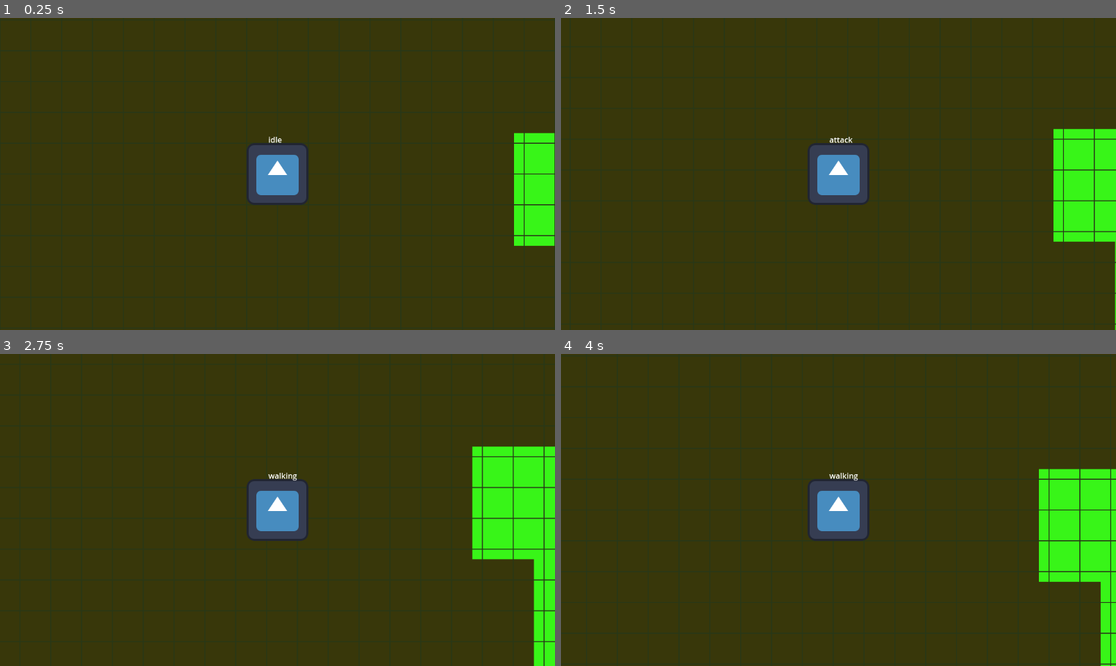
Above: before the commit, frames 1-4 (two rows, left to right).
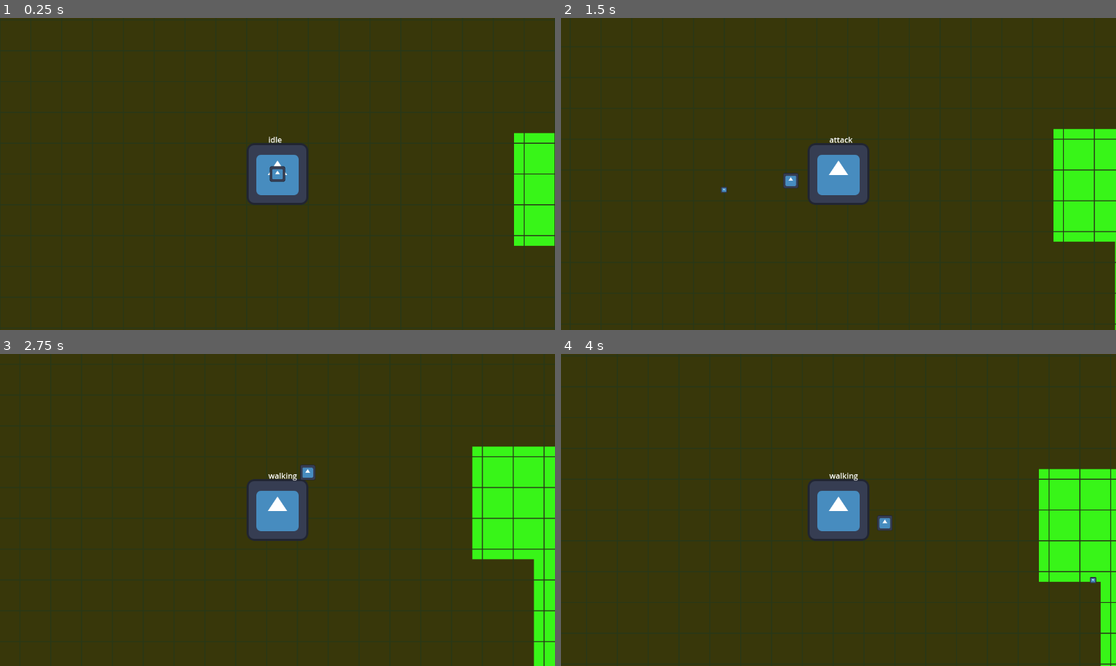
Above: after the commit, the same moments.

Repository: dnbroo/gameJAM
Game: Godot game, scene res://modules/levels/town/town.tscn
Same seed, same stepped clock (60 frames per second), same inputs: the game is played once before the commit and once after it. The engine's default icon, where the game draws it, is replaced by a stand-in: a white triangle on a blue panel in a dark square.
Inputs (mouse positions are in pixels of both pictures, inside the frame that each line leads up to):
- Up to frame 1 (0.25 s): no input
- Up to frame 2 (1.5 s): tap Enter at 0.5 s; move the mouse to (960, 158) at 0.52 s; hold D (move_right) 0.53-1.28 s; tap E (attack) at 0.6, 1.35 s; move the mouse to (727, 189) at 1.27 s; hold S (move_down) from 1.28 s (still down)
- Up to frame 3 (2.75 s): move the mouse to (333, 441) at 2.02 s; release S (move_down) at 2.03 s; hold D (move_right) from 2.03 s (still down); tap E (attack) at 2.1 s
- Up to frame 4 (4 s): move the mouse to (810, 572) at 2.77 s; release D (move_right) at 2.78 s; hold W (move_up) 2.78-3.53 s; tap E (attack) at 2.85, 3.6 s; move the mouse to (1005, 556) at 3.52 s; hold A (move_left) from 3.53 s (still down)

The runs differ from the first frame. In frame 1, 0.1% of the frame differs, in the area x 48-52%, y 47-53%; in frame 2, 0.2%; in frame 3, 0.1%; in frame 4, 0.2%, in the area x 56-97%, y 51-74%.

Commit message:
added bullets and shooting
added bullets and shooting

Diff:
--- a/character.tscn
+++ b/character.tscn
@@ -7,6 +7,7 @@
 [ext_resource type="Resource" uid="uid://vet0nrc2le5f" path="res://modules/character/player_information.tres" id="3_uatnq"]
 [ext_resource type="Script" path="res://modules/character/states/attack.gd" id="5_uen8s"]
 [ext_resource type="Script" path="res://modules/character/states/state.gd" id="6_mlfs1"]
+[ext_resource type="Script" path="res://modules/character/aim_node.gd" id="8_6s4h5"]
 
 [sub_resource type="RectangleShape2D" id="RectangleShape2D_7dv4y"]
 size = Vector2(120, 121)
@@ -35,11 +36,12 @@
 idle_state = NodePath("../idle")
 attack_state = NodePath("../attack")
 
-[node name="attack" type="Node" parent="StateMachine" node_paths=PackedStringArray("character_body", "idle")]
+[node name="attack" type="Node" parent="StateMachine" node_paths=PackedStringArray("character_body", "idle", "aim_node")]
 script = ExtResource("5_uen8s")
 character_body = NodePath("../..")
 player_resource = ExtResource("3_uatnq")
 idle = NodePath("../idle")
+aim_node = NodePath("../../aim_node")
 
 [node name="Sprite2D" type="Sprite2D" parent="."]
 texture = ExtResource("3_pne4i")
@@ -52,3 +54,15 @@
 text = "state"
 script = ExtResource("6_mlfs1")
 state_machine = NodePath("../StateMachine")
+
+[node name="aim_node" type="Node2D" parent="." node_paths=PackedStringArray("aim_sprite", "ray_aimcast")]
+script = ExtResource("8_6s4h5")
+aim_sprite = NodePath("aim_Sprite")
+ray_aimcast = NodePath("../aim_cast")
+
+[node name="aim_Sprite" type="Sprite2D" parent="aim_node"]
+position = Vector2(100, 0)
+scale = Vector2(0.25, 0.25)
+texture = ExtResource("3_pne4i")
+
+[node name="aim_cast" type="RayCast2D" parent="."]
--- a/local.tscn
+++ b/local.tscn
@@ -1,6 +1,4 @@
-[gd_scene load_steps=2 format=3 uid="uid://bcw0mbrh3wl1q"]
-
-[ext_resource type="PackedScene" uid="uid://dtkymkp4xvqmw" path="res://character.tscn" id="1_y6l23"]
+[gd_scene format=3 uid="uid://bcw0mbrh3wl1q"]
 
 [node name="Control" type="Control"]
 layout_mode = 3
@@ -16,5 +14,3 @@
 offset_bottom = 23.0
 text = "you are in the local repo!
 lmao cringe"
-
-[node name="CharacterBody2D" parent="." instance=ExtResource("1_y6l23")]
--- /dev/null
+++ b/modules/bullets/bullet-1.gd
@@ -0,0 +1,27 @@
+extends Node2D
+
+
+@export var bullet_speed : float
+@export var distance : float
+
+var direction : Vector2
+var final_location : Vector2
+
+# Called when the node enters the scene tree for the first time.
+func _ready():
+	if direction != null:
+		final_location = direction * 1200
+
+	await get_tree().create_timer(distance).timeout
+	queue_free()
+	pass # Replace with function body.
+
+
+# Called every frame. 'delta' is the elapsed time since the previous frame.
+func _process(delta):
+	if final_location != null:
+		#global_position.x = move_toward(global_position.x, final_location.x, bullet_speed * delta)
+		#global_position.y = move_toward(global_position.y, final_location.y, bullet_speed * delta)
+		global_position += direction * 1200 * delta
+
+	pass
--- /dev/null
+++ b/modules/bullets/bullet-1.tscn
@@ -0,0 +1,13 @@
+[gd_scene load_steps=3 format=3 uid="uid://bxlk2x5wuod50"]
+
+[ext_resource type="Script" path="res://modules/bullets/bullet-1.gd" id="1_bfcrs"]
+[ext_resource type="Texture2D" uid="uid://06hvqtmxofew" path="res://icon.svg" id="2_573cw"]
+
+[node name="bullet" type="Node2D"]
+script = ExtResource("1_bfcrs")
+bullet_speed = 75.0
+distance = 4.0
+
+[node name="Sprite2D" type="Sprite2D" parent="."]
+scale = Vector2(0.1, 0.1)
+texture = ExtResource("2_573cw")
--- /dev/null
+++ b/modules/character/aim_node.gd
@@ -0,0 +1,34 @@
+extends Node2D
+
+@export var aim_sprite : Sprite2D
+@export var ray_aimcast : RayCast2D
+
+var direction_to_cursor : Vector2
+var screen_size : Vector2
+var aim_location : Vector2
+var mouse_position : Vector2
+var current_instance
+
+var bullet = preload("res://modules/bullets/bullet-1.tscn")
+
+# Called when the node enters the scene tree for the first time.
+func _ready():
+	pass # Replace with function body.
+
+
+# Called every frame. 'delta' is the elapsed time since the previous frame.
+func _process(delta):
+	mouse_position = get_global_mouse_position()
+	direction_to_cursor = global_position.direction_to(mouse_position)
+
+	ray_aimcast.target_position = mouse_position
+
+	aim_sprite.position = direction_to_cursor * 100
+	pass
+
+func fire():
+	current_instance = bullet.instantiate()
+	current_instance.global_position = aim_sprite.global_position
+	current_instance.direction = direction_to_cursor
+	get_parent().get_parent().add_child(current_instance)
+	pass
--- a/modules/character/states/attack.gd
+++ b/modules/character/states/attack.gd
@@ -3,9 +3,11 @@
 @export var character_body : CharacterBody2D
 @export var player_resource : Resource
 @export var idle : State
+@export var aim_node : Node2D
 
 
 func on_enter():
+	aim_node.fire()
 	await get_tree().create_timer(player_resource.attack_delay).timeout
 	move(idle)
 	pass
Not shown: 1 places in character.tscn that only renumber resources
